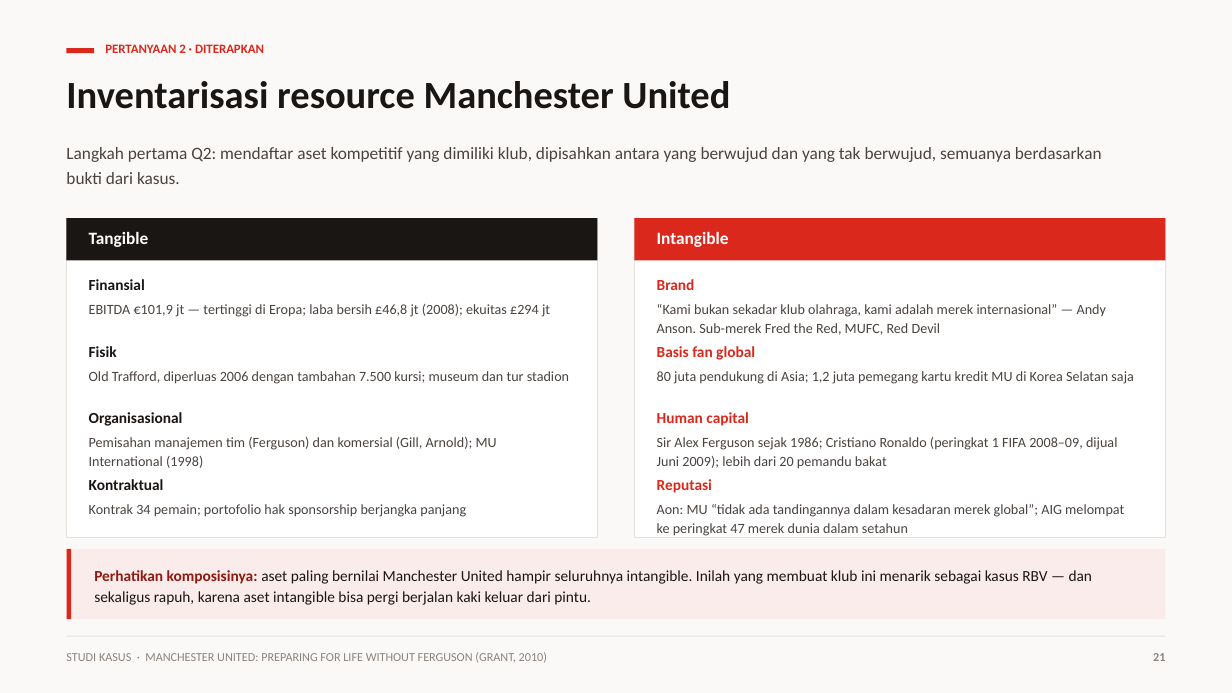
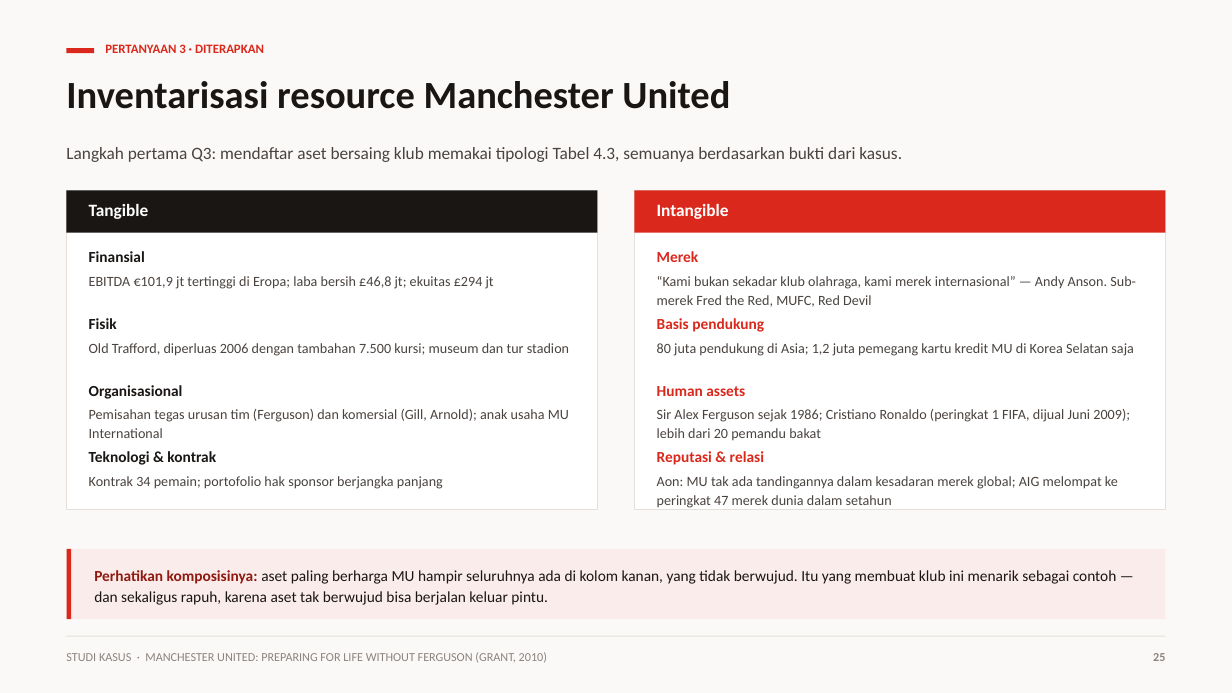
Before and after one commit to aslihabnuri/Dom-Manipulation, a slide deck: slide 25 of strategic-management-manchester-united/Kelompok 4 - Strategic Management - Chapter 4 & Manchester United.pptx (slide 21 before the commit). Drawn at 1232x693 pixels with LibreOffice and Linux fonts; fonts in the diff are those of the drawing. Boxes give left, top, right and bottom in pixels: in the first picture for what was removed or moved away, otherwise in the second. Text is boxed around its words. In the diff, an @@ line names an element or a change of style, - is before the commit and + after.

```diff
--- a/strategic-management-manchester-united/Kelompok 4 - Strategic Management - Chapter 4 & Manchester United.pptx
+++ b/strategic-management-manchester-united/Kelompok 4 - Strategic Management - Chapter 4 & Manchester United.pptx
@@ text at bbox=[66, 147, 902, 162]: text changed @@
-Langkah pertama Q2: mendaftar aset kompetitif yang dimiliki klub, dipisahkan antara yang berwujud dan yang tak berwujud, semuanya berdasarkan bukti dari kasus.
+Langkah pertama Q3: mendaftar aset bersaing klub memakai tipologi Tabel 4.3, semuanya berdasarkan bukti dari kasus.
@@ 4 texts, 4 rectangles: place and size @@
-4 texts, 4 rectangles at bbox=[67, 218, 1166, 538]
+4 texts, 4 rectangles at bbox=[67, 190, 1166, 510]
@@ 3 texts: place and size @@
-3 texts at bbox=[89, 232, 729, 290]
+3 texts at bbox=[89, 204, 729, 262]
@@ text at bbox=[657, 251, 699, 262]: text changed @@
-Brand
+Merek
@@ text at bbox=[89, 276, 494, 289]: text changed @@
-EBITDA €101,9 jt — tertinggi di Eropa; laba bersih £46,8 jt (2008); ekuitas £294 jt
+EBITDA €101,9 jt tertinggi di Eropa; laba bersih £46,8 jt; ekuitas £294 jt
@@ text at bbox=[657, 276, 1136, 307]: text changed @@
-“Kami bukan sekadar klub olahraga, kami adalah merek internasional” — Andy Anson. Sub-merek Fred the Red, MUFC, Red Devil
+“Kami bukan sekadar klub olahraga, kami merek internasional” — Andy Anson. Sub-merek Fred the Red, MUFC, Red Devil
@@ text at bbox=[657, 318, 764, 332]: text changed @@
-Basis fan global
+Basis pendukung
@@ text at bbox=[657, 386, 745, 396]: text changed @@
-Human capital
+Human assets
@@ text at bbox=[89, 409, 569, 438]: text changed @@
-Pemisahan manajemen tim (Ferguson) dan komersial (Gill, Arnold); MU International (1998)
+Pemisahan tegas urusan tim (Ferguson) dan komersial (Gill, Arnold); anak usaha MU International
@@ text at bbox=[657, 409, 1130, 440]: text changed @@
-Sir Alex Ferguson sejak 1986; Cristiano Ronaldo (peringkat 1 FIFA 2008–09, dijual Juni 2009); lebih dari 20 pemandu bakat
+Sir Alex Ferguson sejak 1986; Cristiano Ronaldo (peringkat 1 FIFA, dijual Juni 2009); lebih dari 20 pemandu bakat
@@ text at bbox=[89, 476, 443, 489]: text changed @@
-Kontrak 34 pemain; portofolio hak sponsorship berjangka panjang
+Kontrak 34 pemain; portofolio hak sponsor berjangka panjang
@@ text at bbox=[89, 451, 216, 465]: text changed @@
-Kontraktual
+Teknologi & kontrak
@@ text at bbox=[657, 476, 1118, 508]: text changed @@
-Aon: MU “tidak ada tandingannya dalam kesadaran merek global”; AIG melompat ke peringkat 47 merek dunia dalam setahun
+Aon: MU tak ada tandingannya dalam kesadaran merek global; AIG melompat ke peringkat 47 merek dunia dalam setahun
@@ text at bbox=[657, 451, 764, 465]: text changed @@
-Reputasi
+Reputasi & relasi
@@ text at bbox=[94, 570, 1117, 605]: text changed @@
-Perhatikan komposisinya: aset paling bernilai Manchester United hampir seluruhnya intangible. Inilah yang membuat klub ini menarik sebagai kasus RBV — dan sekaligus rapuh, karena aset intangible bisa pergi berjalan kaki keluar dari pintu.
+Perhatikan komposisinya: aset paling berharga MU hampir seluruhnya ada di kolom kanan, yang tidak berwujud. Itu yang membuat klub ini menarik sebagai contoh — dan sekaligus rapuh, karena aset tak berwujud bisa berjalan keluar pintu.
```
Also in this commit, not shown: 17 other slides changed, 14 slides added, 14 slides removed, 5 other files.
